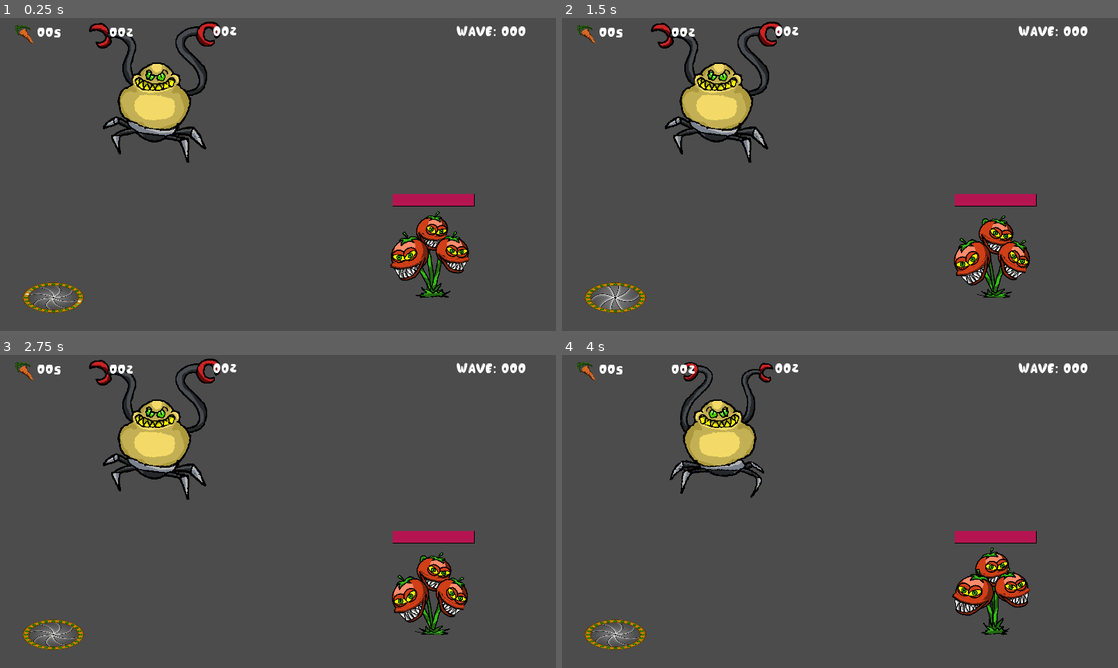
Above: before the commit, frames 1-4 (two rows, left to right).
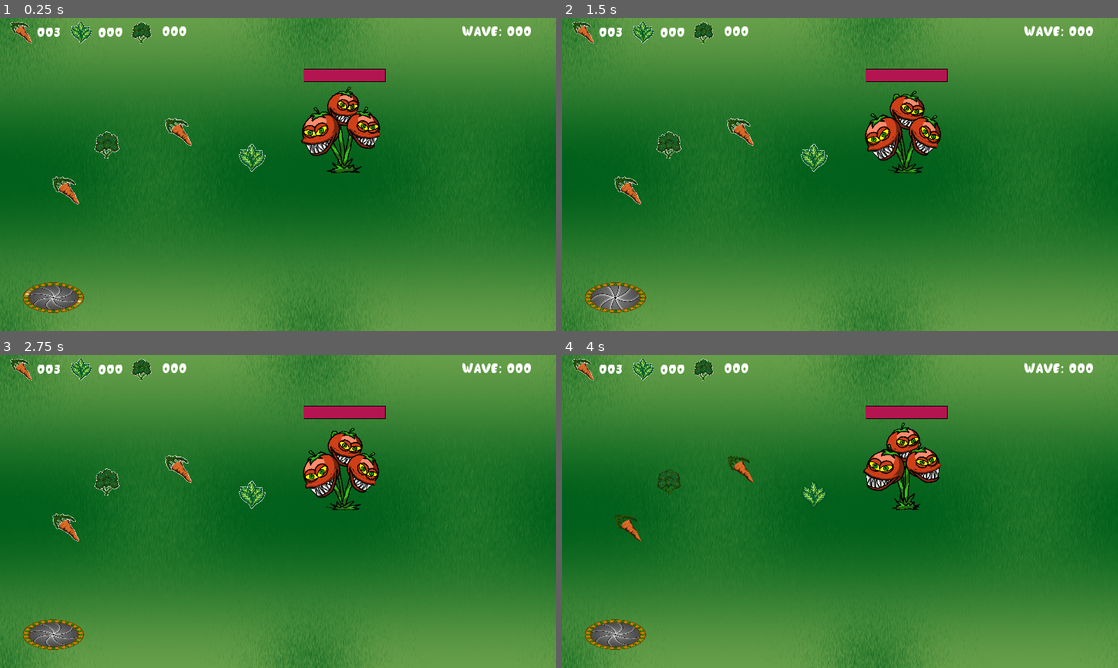
Above: after the commit, the same moments.

Repository: tomwb/Ggjam-2023
Game: Godot game, scene res://scennes/Levels/Level1.tscn
The game is run twice, just before and just after one commit, with the same random seed, the same clock (stepped at 60 frames per second) and the same inputs. This scene is started directly instead of the project's main scene.
Inputs (mouse positions are in pixels of both pictures, inside the frame that each line leads up to):
- Up to frame 1 (0.25 s): no input
- Up to frame 2 (1.5 s): move the mouse to (962, 158) at 0.52 s; click (962, 158) at 0.67 s; move the mouse to (728, 190) at 1.27 s; click (728, 190) at 1.42 s
- Up to frame 3 (2.75 s): move the mouse to (333, 442) at 2.02 s; click (333, 442) at 2.17 s
- Up to frame 4 (4 s): move the mouse to (812, 574) at 2.77 s; click (812, 574) at 2.92 s; move the mouse to (1006, 558) at 3.52 s; click (1006, 558) at 3.67 s

The runs differ from the first frame. In frame 1, 99% of the frame differs, in the area x 0-100%, y 0-100%; in frame 2, 99%; in frame 3, 99%; in frame 4, 99%.

Commit message:
coletaveis

Diff:
--- a/scennes/CollectibleBunnyEvolve.tscn
+++ b/scennes/CollectibleBunnyEvolve.tscn
@@ -1,6 +1,6 @@
 [gd_scene load_steps=4 format=2]
 
-[ext_resource path="res://icon.png" type="Texture" id=1]
+[ext_resource path="res://sprites/collectibles/pickup-Recovered.png" type="Texture" id=1]
 [ext_resource path="res://scripts/CollectibleBunnyEvolve.gd" type="Script" id=2]
 
 [sub_resource type="CircleShape2D" id=1]
@@ -9,7 +9,9 @@
 script = ExtResource( 2 )
 
 [node name="Sprite" type="Sprite" parent="."]
+z_index = 4096
 texture = ExtResource( 1 )
+hframes = 2
 
 [node name="CollisionShape2D" type="CollisionShape2D" parent="."]
 shape = SubResource( 1 )
--- /dev/null
+++ b/scennes/CollectibleItem.tscn
@@ -0,0 +1,57 @@
+[gd_scene load_steps=6 format=2]
+
+[ext_resource path="res://sprites/collectibles/pickup-Recovered.png" type="Texture" id=1]
+[ext_resource path="res://scripts/CollectibleItem.gd" type="Script" id=2]
+
+[sub_resource type="CircleShape2D" id=1]
+radius = 39.1152
+
+[sub_resource type="Animation" id=2]
+length = 0.001
+tracks/0/type = "value"
+tracks/0/path = NodePath("Sprite:frame")
+tracks/0/interp = 1
+tracks/0/loop_wrap = true
+tracks/0/imported = false
+tracks/0/enabled = true
+tracks/0/keys = {
+"times": PoolRealArray( 0 ),
+"transitions": PoolRealArray( 1 ),
+"update": 0,
+"values": [ 0 ]
+}
+
+[sub_resource type="Animation" id=3]
+resource_name = "idle"
+length = 0.4
+loop = true
+step = 0.2
+tracks/0/type = "value"
+tracks/0/path = NodePath("Sprite:frame")
+tracks/0/interp = 1
+tracks/0/loop_wrap = true
+tracks/0/imported = false
+tracks/0/enabled = true
+tracks/0/keys = {
+"times": PoolRealArray( 0, 0.2, 0.4 ),
+"transitions": PoolRealArray( 1, 1, 1 ),
+"update": 1,
+"values": [ 0, 1, 0 ]
+}
+
+[node name="CollectibleItem" type="Area2D"]
+script = ExtResource( 2 )
+
+[node name="Sprite" type="Sprite" parent="."]
+texture = ExtResource( 1 )
+hframes = 2
+
+[node name="CollisionShape2D" type="CollisionShape2D" parent="."]
+shape = SubResource( 1 )
+
+[node name="AnimationPlayer" type="AnimationPlayer" parent="."]
+autoplay = "idle"
+anims/RESET = SubResource( 2 )
+anims/idle = SubResource( 3 )
+
+[connection signal="area_entered" from="." to="." method="_on_CollectibleItem_area_entered"]
--- a/scennes/Enemies/TowerTomato.tscn
+++ b/scennes/Enemies/TowerTomato.tscn
@@ -71,7 +71,7 @@
 }
 
 [sub_resource type="CircleShape2D" id=3]
-radius = 822.176
+radius = 652.601
 
 [node name="TowerTomato" type="Area2D" groups=["ENEMY"]]
 z_index = 9
--- a/scennes/Hud.tscn
+++ b/scennes/Hud.tscn
@@ -1,8 +1,10 @@
-[gd_scene load_steps=5 format=2]
+[gd_scene load_steps=7 format=2]
 
 [ext_resource path="res://font/Chocolate Bar Demo.otf" type="DynamicFontData" id=1]
 [ext_resource path="res://scripts/Hud.gd" type="Script" id=2]
-[ext_resource path="res://sprites/collectibles/powerup-cenoura.png" type="Texture" id=3]
+[ext_resource path="res://sprites/collectibles/pickup-Recovered.png" type="Texture" id=3]
+[ext_resource path="res://sprites/collectibles/pickup-forca.png" type="Texture" id=4]
+[ext_resource path="res://sprites/collectibles/pickup-velocidade.png" type="Texture" id=5]
 
 [sub_resource type="DynamicFont" id=1]
 size = 50
@@ -16,20 +18,19 @@
 [node name="WaveText" type="RichTextLabel" parent="CanvasLayer"]
 anchor_left = 1.0
 anchor_right = 1.0
-margin_left = -343.0
+margin_left = -324.0
 margin_top = 20.0
-margin_right = -2.0
+margin_right = 17.0
 margin_bottom = 95.0
 custom_fonts/normal_font = SubResource( 1 )
 text = "Wave: 0000"
 
-[node name="TextureRect" type="TextureRect" parent="CanvasLayer"]
-margin_left = 51.0
-margin_top = 23.0
-margin_right = 147.0
-margin_bottom = 119.0
-rect_scale = Vector2( 0.7, 0.7 )
+[node name="Sprite" type="Sprite" parent="CanvasLayer"]
+position = Vector2( 75, 50 )
+scale = Vector2( 0.8, 0.8 )
 texture = ExtResource( 3 )
+hframes = 2
+frame = 1
 
 [node name="CollectibleCarrotText" type="RichTextLabel" parent="CanvasLayer"]
 margin_left = 127.0
@@ -39,18 +40,32 @@
 custom_fonts/normal_font = SubResource( 1 )
 text = "00"
 
+[node name="Sprite2" type="Sprite" parent="CanvasLayer"]
+position = Vector2( 280, 50 )
+scale = Vector2( 0.8, 0.8 )
+texture = ExtResource( 4 )
+hframes = 2
+frame = 1
+
 [node name="CollectibleStrongText" type="RichTextLabel" parent="CanvasLayer"]
-margin_left = 377.0
+margin_left = 339.0
 margin_top = 23.0
-margin_right = 533.0
+margin_right = 495.0
 margin_bottom = 98.0
 custom_fonts/normal_font = SubResource( 1 )
 text = "00"
 
+[node name="Sprite3" type="Sprite" parent="CanvasLayer"]
+position = Vector2( 489, 50 )
+scale = Vector2( 0.8, 0.8 )
+texture = ExtResource( 5 )
+hframes = 2
+frame = 1
+
 [node name="CollectibleFastText" type="RichTextLabel" parent="CanvasLayer"]
-margin_left = 734.0
+margin_left = 559.0
 margin_top = 20.0
-margin_right = 890.0
+margin_right = 715.0
 margin_bottom = 78.0
 custom_fonts/normal_font = SubResource( 1 )
 text = "00"
--- a/scennes/Levels/Level1.tscn
+++ b/scennes/Levels/Level1.tscn
@@ -1,14 +1,16 @@
-[gd_scene load_steps=10 format=2]
+[gd_scene load_steps=12 format=2]
 
 [ext_resource path="res://sprites/level_spawner.png" type="Texture" id=1]
 [ext_resource path="res://scennes/enemies/TowerTomato.tscn" type="PackedScene" id=2]
 [ext_resource path="res://scennes/Hud.tscn" type="PackedScene" id=3]
 [ext_resource path="res://scripts/LevelStart.gd" type="Script" id=4]
 [ext_resource path="res://scennes/enemies/BionicPotato.tscn" type="PackedScene" id=5]
+[ext_resource path="res://sprites/grass.png" type="Texture" id=6]
+[ext_resource path="res://scennes/CollectibleItem.tscn" type="PackedScene" id=7]
 
 [sub_resource type="Curve2D" id=1]
 _data = {
-"points": PoolVector2Array( 0, 0, 0, 0, -345, 841, 0, 0, 0, 0, -341, 720, 0, 0, 0, 0, -345, 478, 0, 0, 0, 0, -301, 182, 0, 0, 0, 0, -106, 81, 0, 0, 0, 0, 210, 94, 0, 0, 0, 0, 345, 205, 0, 0, 0, 0, 401, 298, 0, 0, 0, 0, 431, 433, 0, 0, 0, 0, 475, 504, 0, 0, 0, 0, 778, 509, 0, 0, 0, 0, 1000, 272, 0, 0, 0, 0, 1234, 260, 0, 0, 0, 0, 1446, 479, 0, 0, 0, 0, 2028, 479 )
+"points": PoolVector2Array( 0, 0, 0, 0, -345, 841, 0, 0, 0, 0, -341, 720, 0, 0, 0, 0, -345, 478, 0, 0, 0, 0, -317, 412, 0, 0, 0, 0, -141, 298, 0, 0, 0, 0, 79, 270, 0, 0, 0, 0, 291, 306, 0, 0, 0, 0, 479, 514, 0, 0, 0, 0, 778, 509, 0, 0, 0, 0, 1057, 336, 0, 0, 0, 0, 1269, 346, 0, 0, 0, 0, 1446, 479, 0, 0, 0, 0, 2028, 479 )
 }
 
 [sub_resource type="Animation" id=2]
@@ -75,6 +77,12 @@
 [node name="Level1" type="Node2D"]
 script = ExtResource( 4 )
 
+[node name="BgGrass" type="TextureRect" parent="."]
+margin_right = 1958.0
+margin_bottom = 1104.0
+texture = ExtResource( 6 )
+stretch_mode = 2
+
 [node name="Hud" parent="." instance=ExtResource( 3 )]
 
 [node name="Path2D" type="Path2D" parent="."]
@@ -82,10 +90,10 @@
 curve = SubResource( 1 )
 
 [node name="BionicPotato" parent="." instance=ExtResource( 5 )]
-position = Vector2( 535, 249 )
+position = Vector2( 2879, 39 )
 
 [node name="TowerTomato" parent="." instance=ExtResource( 2 )]
-position = Vector2( 1497, 819 )
+position = Vector2( 1190, 389 )
 
 [node name="StartPosition2D" type="Position2D" parent="."]
 position = Vector2( 141, 502 )
@@ -101,3 +109,20 @@
 anims/RESET = SubResource( 2 )
 anims/idle = SubResource( 3 )
 anims/open = SubResource( 4 )
+
+[node name="Itens" type="Node2D" parent="."]
+
+[node name="CollectibleItem" parent="Itens" instance=ExtResource( 7 )]
+position = Vector2( 229, 596 )
+
+[node name="CollectibleItem2" parent="Itens" instance=ExtResource( 7 )]
+position = Vector2( 370, 438 )
+type = 1
+
+[node name="CollectibleItem3" parent="Itens" instance=ExtResource( 7 )]
+position = Vector2( 618, 394 )
+
+[node name="CollectibleItem4" parent="Itens" instance=ExtResource( 7 )]
+position = Vector2( 870, 483 )
+monitorable = false
+type = 2
--- a/scennes/Levels/LevelBase.tscn
+++ b/scennes/Levels/LevelBase.tscn
@@ -10,6 +10,8 @@
 [ext_resource path="res://sprites/collectibles/powerup-forca.png" type="Texture" id=8]
 [ext_resource path="res://sprites/collectibles/powerup-velocidade.png" type="Texture" id=9]
 [ext_resource path="res://sprites/collectibles/powerup-velocidade_hover.png" type="Texture" id=10]
+[ext_resource path="res://sprites/hud/btns_play_hover.png" type="Texture" id=11]
+[ext_resource path="res://sprites/hud/btns_play.png" type="Texture" id=12]
 
 [sub_resource type="Shader" id=9]
 code = "shader_type canvas_item;
@@ -182,24 +184,27 @@
 
 [node name="CanvasLayer" type="CanvasLayer" parent="."]
 
-[node name="ButtonStartWave" type="Button" parent="CanvasLayer"]
-anchor_left = 1.0
-anchor_right = 1.0
-margin_left = -189.0
-margin_top = 89.0
-margin_right = -61.0
-margin_bottom = 177.0
+[node name="ButtonStartWave" type="TextureButton" parent="CanvasLayer"]
+anchor_left = 0.5
+anchor_right = 0.5
+margin_left = 674.0
+margin_top = 54.0
+margin_right = 834.0
+margin_bottom = 214.0
+rect_scale = Vector2( 1.5, 1.5 )
+texture_normal = ExtResource( 12 )
+texture_pressed = ExtResource( 11 )
 
 [node name="CollectibleStrongButton" type="TextureButton" parent="CanvasLayer"]
 anchor_left = 1.0
 anchor_top = 0.5
 anchor_right = 1.0
 anchor_bottom = 0.5
-margin_left = -154.0
-margin_top = -216.0
-margin_right = -57.9999
-margin_bottom = -120.0
-rect_scale = Vector2( 1.5, 1.5 )
+margin_left = -180.0
+margin_top = -148.0
+margin_right = -83.9999
+margin_bottom = -49.0
+rect_scale = Vector2( 2, 2 )
 texture_normal = ExtResource( 8 )
 texture_pressed = ExtResource( 8 )
 texture_hover = ExtResource( 6 )
@@ -209,11 +214,11 @@
 anchor_top = 0.5
 anchor_right = 1.0
 anchor_bottom = 0.5
-margin_left = -152.0
-margin_top = -44.0
-margin_right = -56.0
-margin_bottom = 52.0
-rect_scale = Vector2( 1.5, 1.5 )
+margin_left = -182.0
+margin_top = 86.0
+margin_right = -86.0
+margin_bottom = 182.0
+rect_scale = Vector2( 2, 2 )
 texture_normal = ExtResource( 9 )
 texture_pressed = ExtResource( 9 )
 texture_hover = ExtResource( 10 )
@@ -240,7 +245,7 @@
 position = Vector2( 13, 0 )
 frames = SubResource( 8 )
 animation = "idle"
-frame = 3
+frame = 2
 playing = true
 
 [node name="CollisionShape2D" type="CollisionPolygon2D" parent="CloneOMatic"]
--- a/scripts/Bunny.gd
+++ b/scripts/Bunny.gd
@@ -1,7 +1,6 @@
 extends PathFollow2D
 
 export(int) var velocity = 150
-export(int) var damage = 1
 export(int) var max_life = 2
 var life
 var walk = false
@@ -18,12 +17,16 @@
 
 	var new_color = Color(0.83,0.83,0.47)
 	if type == GameController.bunniesTypes.Strong :
+		max_life = 4
 		new_color = Color(0.42, 0.65, 0.94)
 		$AnimationPlayer.play("bunny_strong")
 	if type == GameController.bunniesTypes.Fast :
+		velocity = 300
 		new_color = Color(0.98, 0.29, 0.29)
 		$AnimationPlayer.play("bunny_fast")
 	if type == GameController.bunniesTypes.StrongFast :
+		max_life = 4
+		velocity = 350
 		new_color = Color(0.72, 0.29, 0.98)
 		$AnimationPlayer.play("bunny_strong_fast")
 
@@ -31,6 +34,8 @@
 	life = max_life
 
 func onChangeType(new_type):
+	if (type == GameController.bunniesTypes.Strong && new_type == GameController.bunniesTypes.Fast) || (type == GameController.bunniesTypes.Fast && new_type == GameController.bunniesTypes.Strong):
+		new_type = GameController.bunniesTypes.StrongFast
 	GameController.changeBunny(positionIndex, new_type)
 	onCreate(new_type, positionIndex)
 
@@ -60,5 +65,6 @@
 func _on_Area2D_area_entered(area):
 	if area.is_in_group("ENEMY"):
 		if area.has_method("setDamage"):
-			area.setDamage(damage)
+			area.setDamage(life)
+		GameController.removeBunny(positionIndex)
 		explode()
--- a/scripts/CollectibleBunnyEvolve.gd
+++ b/scripts/CollectibleBunnyEvolve.gd
@@ -1,28 +1,39 @@
 extends Area2D
+
+const PRE_TEXTURE_STRONG =  preload("res://sprites/collectibles/pickup-forca.png")
+const PRE_TEXTURE_FAST =  preload("res://sprites/collectibles/pickup-velocidade.png")
 
 var bunny
 var type = GameController.bunniesTypes.Strong
 
+
 func _ready():
-	pass
+	if type == GameController.bunniesTypes.Strong:
+		$Sprite.set_texture(PRE_TEXTURE_STRONG)
+	if type == GameController.bunniesTypes.Fast:
+		$Sprite.set_texture(PRE_TEXTURE_FAST)
 
 func _process(delta):
 	global_position = get_viewport().get_mouse_position()
 
 func _on_CollectibleBunnyEvolve_area_entered(area):
 	if area.is_in_group("BUNNY"):
-		if bunny :
-			bunny.scale = Vector2(1,1)
-		bunny = area.get_parent()
-		area.get_parent().scale = Vector2(1.2,1.2)
+		if area.get_parent().type != type && area.get_parent().type != GameController.bunniesTypes.StrongFast:
+			if bunny :
+				bunny.scale = Vector2(1,1)
+			bunny = area.get_parent()
+			area.get_parent().scale = Vector2(1.2,1.2)
 
 func _on_CollectibleBunnyEvolve_area_exited(area):
 	if area.is_in_group("BUNNY"):
-		area.get_parent().scale = Vector2(1,1)
-		if bunny == area.get_parent():
-			bunny = null
+		if area.get_parent().type != type && area.get_parent().type != GameController.bunniesTypes.StrongFast:
+			area.get_parent().scale = Vector2(1,1)
+			if bunny == area.get_parent():
+				bunny = null
 
 func _on_CollectibleBunnyEvolve_input_event(viewport, event, shape_idx):
 	if (event is InputEventMouseButton && event.pressed) && bunny && bunny.has_method("onChangeType"):
-		bunny.onChangeType(type)
-		queue_free()
+		if bunny.type != type && bunny.type != GameController.bunniesTypes.StrongFast:
+			bunny.onChangeType(type)
+			bunny.velocity = 300
+			queue_free()
--- /dev/null
+++ b/scripts/CollectibleItem.gd
@@ -0,0 +1,32 @@
+tool
+extends Area2D
+
+const PRE_TEXTURE_BASIC =  preload("res://sprites/collectibles/pickup-Recovered.png")
+const PRE_TEXTURE_STRONG =  preload("res://sprites/collectibles/pickup-forca.png")
+const PRE_TEXTURE_FAST =  preload("res://sprites/collectibles/pickup-velocidade.png")
+
+enum  bunniesTypes {
+	Basic, Fast, Strong
+}
+
+export(bunniesTypes) var type = bunniesTypes.Basic setget set_bunny_type
+
+func _ready():
+	changeSprites()
+
+func set_bunny_type(bunny_type):
+	type = bunny_type
+	changeSprites()
+
+func changeSprites():
+	if type == bunniesTypes.Basic:
+		$Sprite.set_texture(PRE_TEXTURE_BASIC)
+	if type == bunniesTypes.Strong:
+		$Sprite.set_texture(PRE_TEXTURE_STRONG)
+	if type == bunniesTypes.Fast:
+		$Sprite.set_texture(PRE_TEXTURE_FAST)
+
+func _on_CollectibleItem_area_entered(area):
+	if area.is_in_group("BUNNY"):
+		GameController.addCollectible(type)
+		queue_free()
--- a/scripts/GameController.gd
+++ b/scripts/GameController.gd
@@ -8,9 +8,9 @@
 
 var bunnies = []
 var wave = 0
-var collectibleCarrot = 5
-var collectibleStrong = 2
-var collectibleFast = 2
+var collectibleCarrot = 3
+var collectibleStrong = 0
+var collectibleFast = 0
 
 func _ready():
 	pass
@@ -37,7 +37,6 @@
 		if bunny["index"] != index:
 			new_bunnies.append(bunny)
 	bunnies = new_bunnies
-
 	if bunnies.size() == 0:
 		yield(get_tree().create_timer(1), "timeout")
 		changeToLevel("res://scennes/levels/LevelBase.tscn")
--- a/scripts/LevelBase.gd
+++ b/scripts/LevelBase.gd
@@ -90,7 +90,6 @@
 		collectible_bunny_evolve.type = GameController.bunniesTypes.Strong
 		get_parent().add_child(collectible_bunny_evolve)
 
-
 func _on_CollectibleFastButton_button_down():
 	if canAddNew == true && bunnies.size() >= 1 && get_tree().get_nodes_in_group("COLLECTIBLE_BUNNY_EVOLVE").size() <= 0 && GameController.collectibleFast > 0:
 		GameController.removeCollectible(GameController.bunniesTypes.Fast)
Not shown: 1 places in scennes/Levels/LevelBase.tscn that only renumber resources
Binary file added: sprites/collectibles/pickup-Recovered.png
Not shown, added: sprites/collectibles/pickup-Recovered.png.import
Binary file added: sprites/collectibles/pickup-forca.png
Not shown, added: sprites/collectibles/pickup-forca.png.import
Binary file added: sprites/collectibles/pickup-velocidade.png
Not shown, added: sprites/collectibles/pickup-velocidade.png.import
Binary file added: sprites/collectibles/pickup-visao.png
Not shown, added: sprites/collectibles/pickup-visao.png.import
Binary file added: sprites/grass.png
Not shown, added: sprites/grass.png.import
Binary file added: sprites/hud/btns_play.png
(and 3 more such lines)
